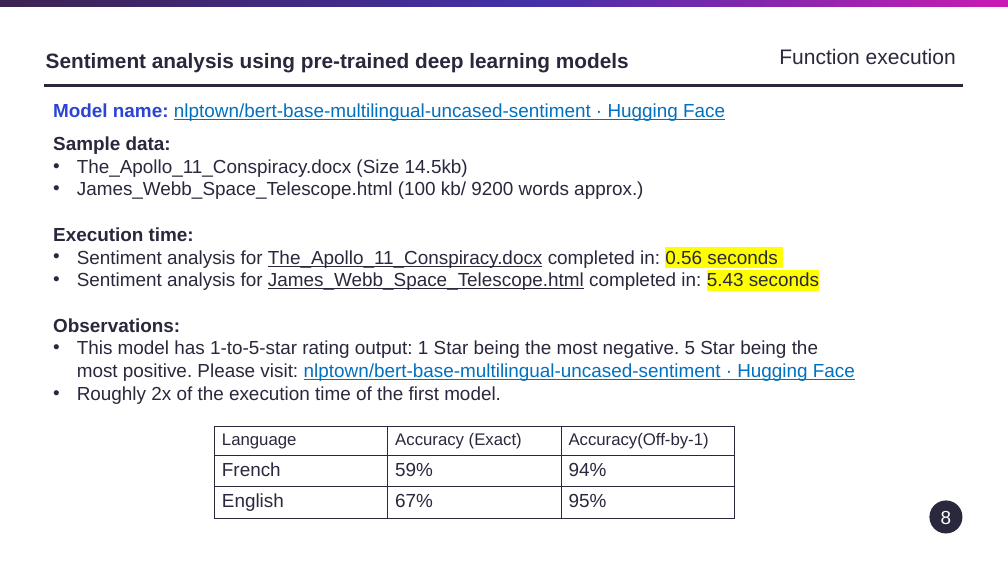
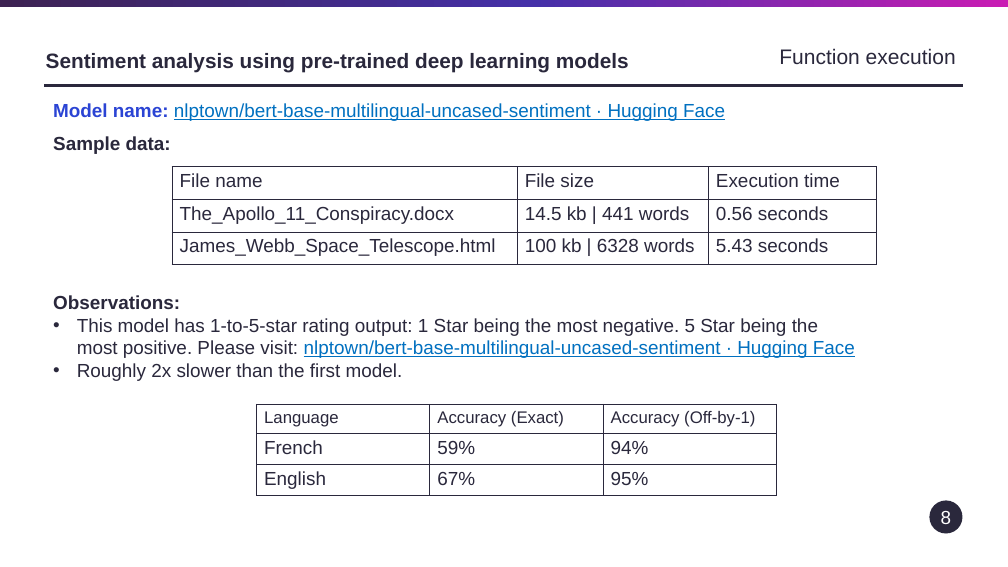
Before and after one commit to VirajOke/My-AI-Projects, a slide deck: slide 8 of nlp-exploration-notebooks-main/nlp-exploration-notebooks-main/Results/NLP_Toolkit - comments.pptx. Drawn at 1008x567 pixels with LibreOffice and Linux fonts; fonts in the diff are those of the drawing. Boxes give left, top, right and bottom in pixels: in the first picture for what was removed or moved away, otherwise in the second. Text is boxed around its words. In the diff, an @@ line names an element or a change of style, - is before the commit and + after.

```diff
--- a/nlp-exploration-notebooks-main/nlp-exploration-notebooks-main/Results/NLP_Toolkit - comments.pptx
+++ b/nlp-exploration-notebooks-main/nlp-exploration-notebooks-main/Results/NLP_Toolkit - comments.pptx
@@ text at (53,159,819,290): paragraphs removed @@
-• The_Apollo_11_Conspiracy.docx (Size 14.5kb)
-• James_Webb_Space_Telescope.html (100 kb/ 9200 words approx.)
-Execution time:
-• Sentiment analysis for The_Apollo_11_Conspiracy.docx completed in: 0.56 seconds
-• Sentiment analysis for James_Webb_Space_Telescope.html completed in: 5.43 seconds
@@ table added at (172,166,878,265), 3 rows, 3 columns @@
+File name | File size | Execution time
+The_Apollo_11_Conspiracy.docx | 14.5 kb | 441 words | 0.56 seconds
+James_Webb_Space_Telescope.html | 100 kb | 6328 words | 5.43 seconds
@@ text at (77,363,403,381): text changed @@
-• Roughly 2x of the execution time of the first model.
+• Roughly 2x slower than the first model.
@@ table at (256,405,776,496) @@
-row 1, column 3: Accuracy(Off-by-1)
+row 1, column 3: Accuracy (Off-by-1)
@@ table: place and size @@
-table at (215,427,734,519)
+table at (256,405,776,496)
```
Also in this commit, not shown: 12 other slides changed, 1 slide added.
